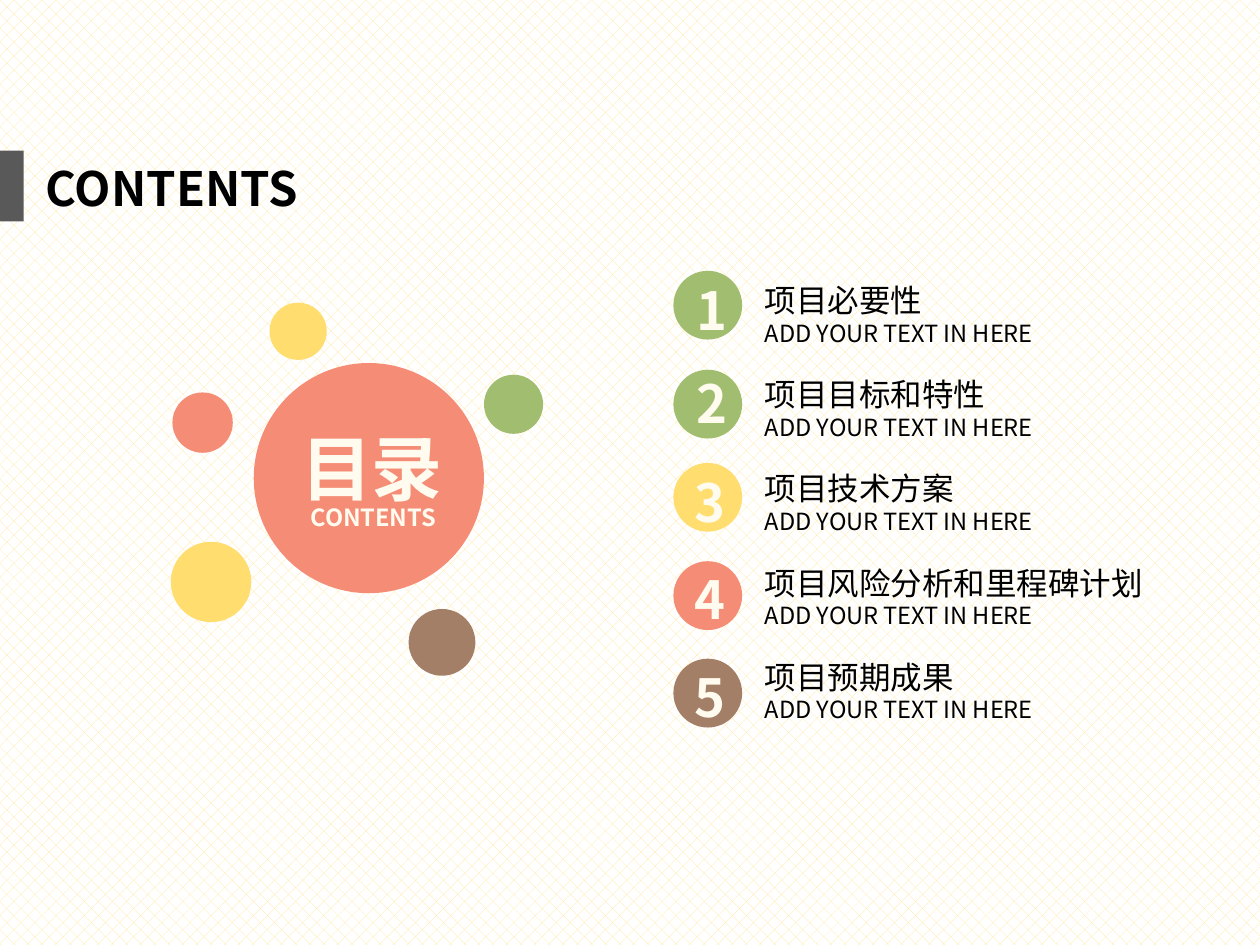
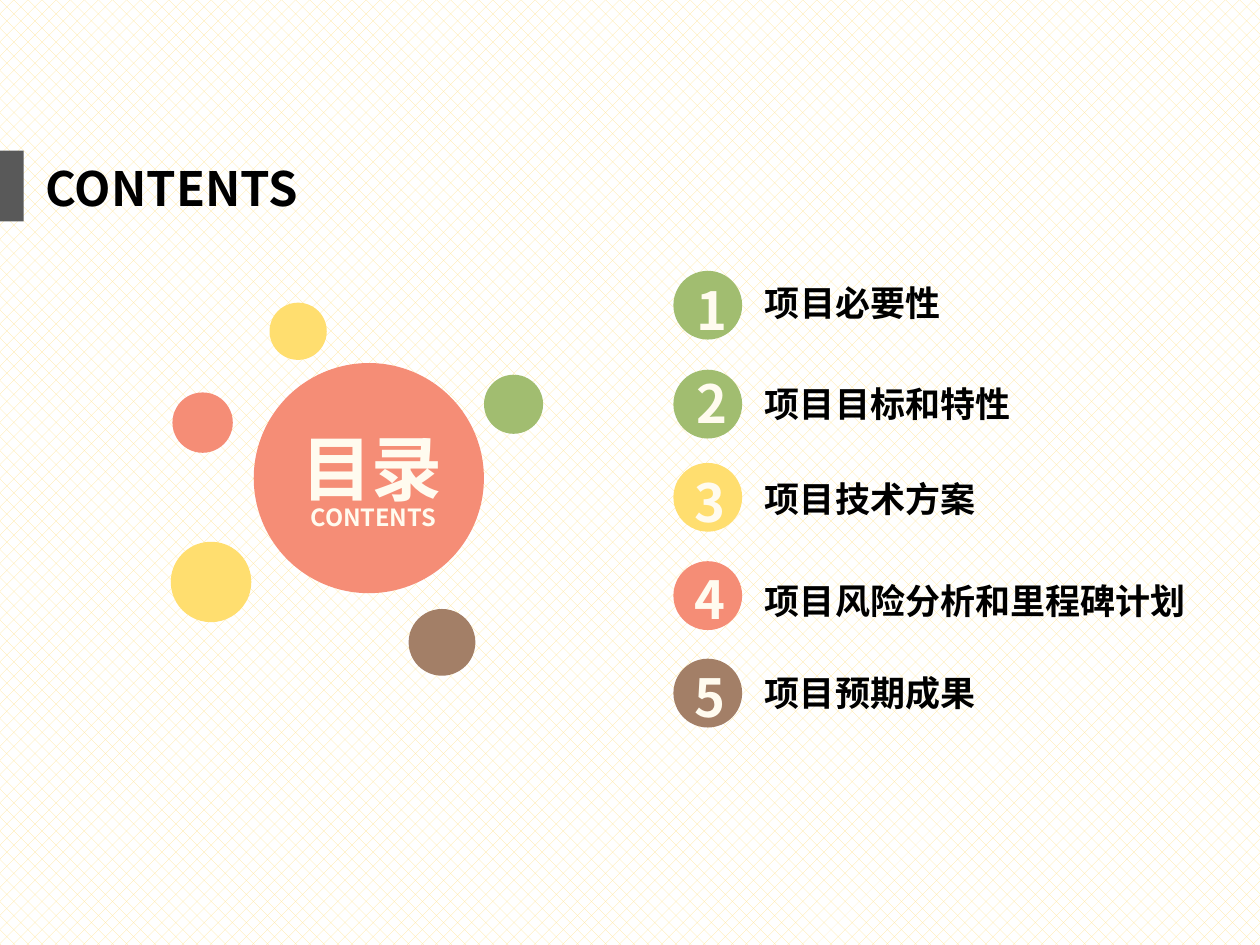
Before and after one commit to gocs/letmeknow, a slide deck: slide 2 of doc/presentation.pptx. Drawn at 1260x945 pixels with LibreOffice and Linux fonts; fonts in the diff are those of the drawing. Boxes give left, top, right and bottom in pixels: in the first picture for what was removed or moved away, otherwise in the second. Text is boxed around its words. In the diff, an @@ line names an element or a change of style, - is before the commit and + after.

```diff
--- a/doc/presentation.pptx
+++ b/doc/presentation.pptx
@@ text removed at [765, 318, 1033, 348] @@
-ADD YOUR TEXT IN HERE
@@ text "项目目标和特性": place and size @@
-text "项目目标和特性" at [765, 374, 985, 415]
+text "项目目标和特性" at [765, 387, 1010, 423]
@@ text removed at [765, 412, 1033, 442] @@
-ADD YOUR TEXT IN HERE
@@ text "项目技术方案": place and size @@
-text "项目技术方案" at [765, 468, 954, 509]
+text "项目技术方案" at [765, 478, 975, 515]
@@ text removed at [765, 506, 1033, 536] @@
-ADD YOUR TEXT IN HERE
@@ size 18 to 20 pt, bold on in 5 elements at [765, 281, 940, 324], [765, 478, 975, 515], [765, 387, 1010, 423], [765, 676, 975, 710], [765, 584, 1186, 620] @@
@@ text "项目风险分析和里程碑计划": place and size @@
-text "项目风险分析和里程碑计划" at [765, 563, 1143, 604]
+text "项目风险分析和里程碑计划" at [765, 584, 1186, 620]
@@ text removed at [765, 600, 1033, 630] @@
-ADD YOUR TEXT IN HERE
@@ text "项目预期成果": place and size @@
-text "项目预期成果" at [765, 657, 954, 698]
+text "项目预期成果" at [765, 676, 975, 710]
@@ text removed at [765, 695, 1033, 725] @@
-ADD YOUR TEXT IN HERE
```
Also in this commit, not shown: 2 other slides changed, 6 slides added, 4 other files.
